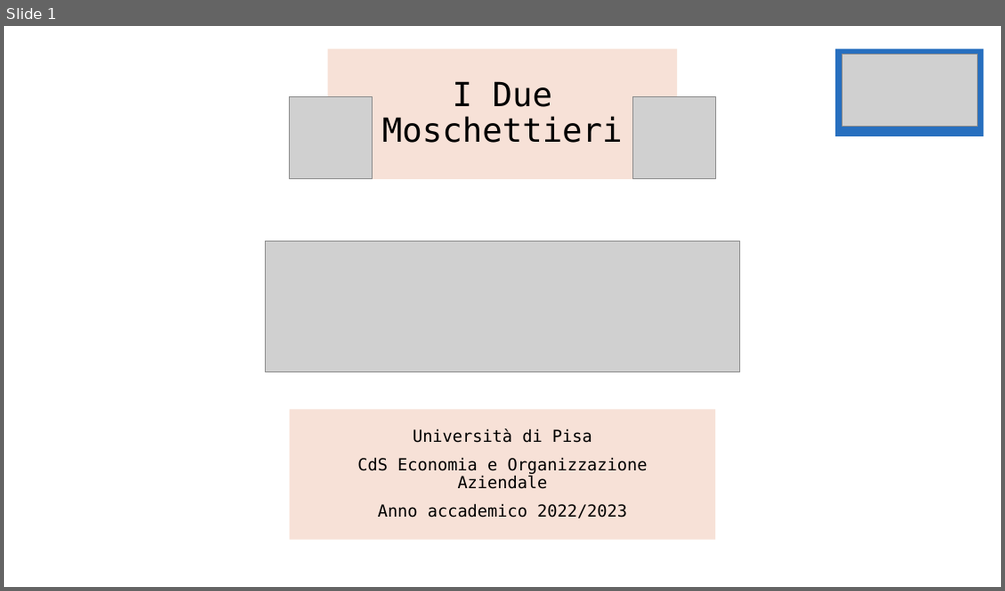
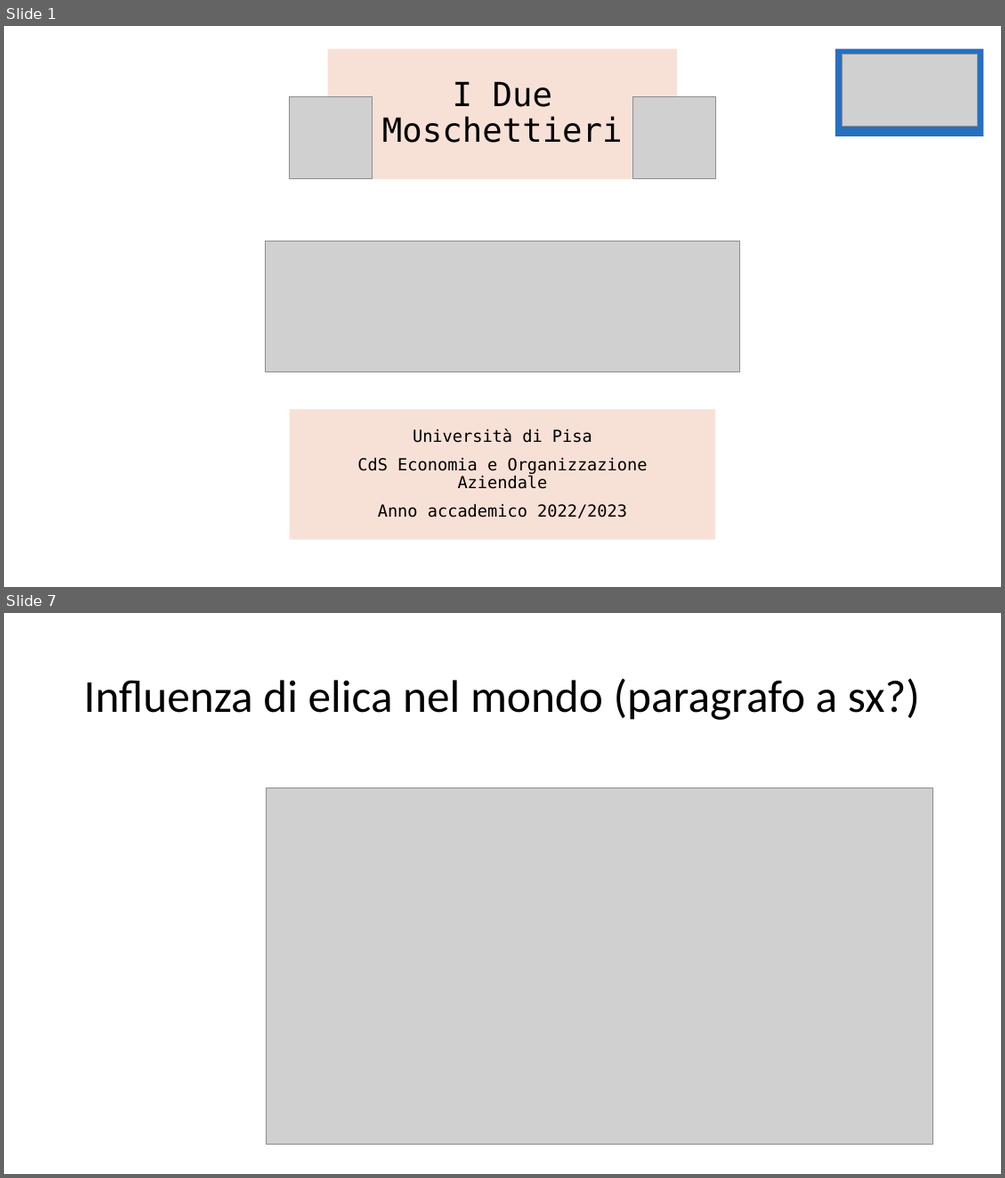
Before and after one commit to OMGitsDrake/PWEOA23-IDueMoschettieri, a slide deck: I Due Moschettieri.pptx. Shown one above the other, each under a label of ours: slide 1 before the commit, slides 1 and 7 after it; the slides between them are not shown. The pictures are 1005x591 and 1005x1178 pixels, drawn with LibreOffice and Linux fonts; fonts in the diff are those of the drawing; grey boxes stand for pictures. Boxes give left, top, right and bottom in pixels: in the first picture for what was removed or moved away, otherwise in the second. Text is boxed around its words. In the diff, an @@ line names an element or a change of style, - is before the commit and + after.

```diff
--- a/I Due Moschettieri.pptx
+++ b/I Due Moschettieri.pptx
@@ slide 7 added at box(4, 613, 1001, 1174), background #FFFFFF @@
@@ title added at box(84, 678, 920, 720), 44 pt, text #000000 @@
+Influenza di elica nel mondo (paragrafo a sx?)
@@ picture added at box(266, 788, 932, 1144) @@
```
Also in this commit, not shown: 7 other slides added, 1 slide removed.
